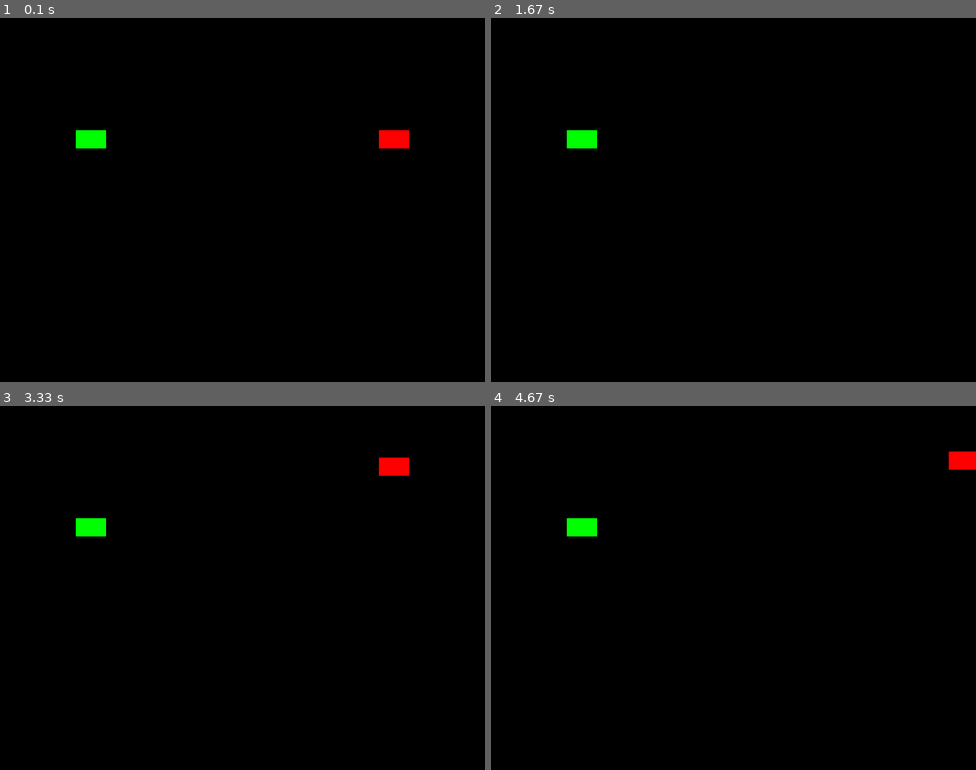
Above: before the commit, frames 1-4 (two rows, left to right).
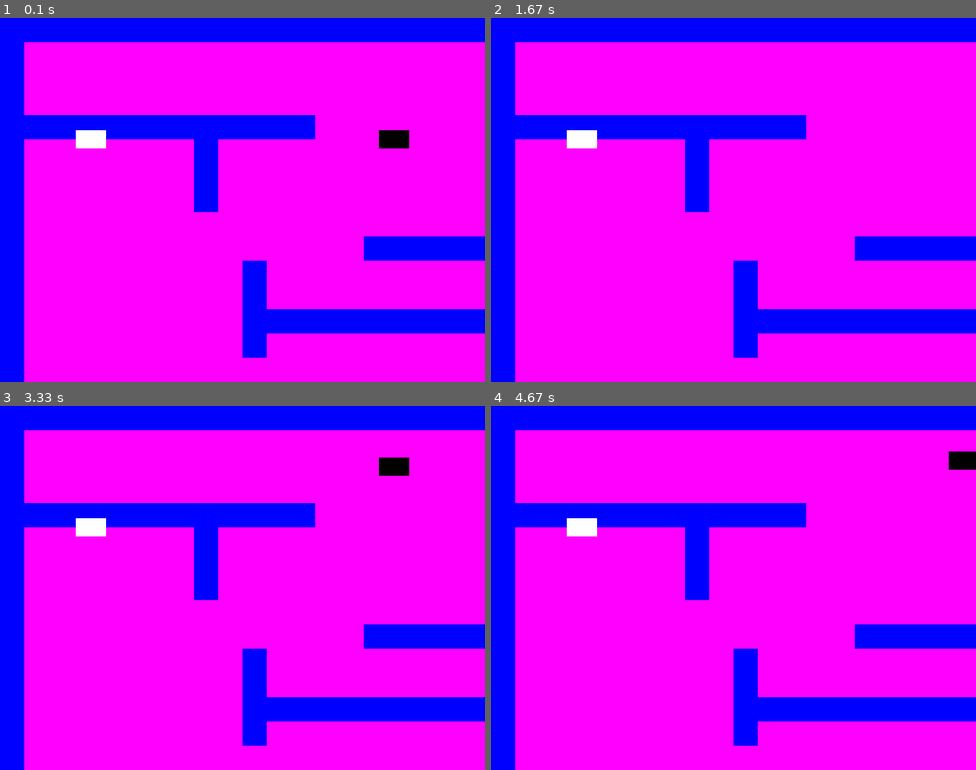
Above: after the commit, the same moments.

Repository: anabeatrizmaciel/tank_pygame
Game: pygame game, started from main.py
The game is run twice, just before and just after one commit, with the same random seed, the same clock (stepped at 60 frames per second) and the same inputs.
Inputs:
- Up to frame 1 (0.1 s): no input
- Up to frame 2 (1.67 s): hold Right 0.33-0.8 s; hold Up 0.83-1.13 s; hold Right 1.17-1.63 s
- Up to frame 3 (3.33 s): hold Left 1.67-2.2 s; hold Down 2.23-2.53 s; hold Left 2.57-2.97 s; hold Up from 3 s (still down)
- Up to frame 4 (4.67 s): release Up at 3.37 s; hold Right 3.4-4.03 s; hold Left from 4.47 s (still down)

The runs differ from the first frame. In frame 1, 100% of the frame differs, in the area x 0-100%, y 0-100%; in frame 2, 100%; in frame 3, 100%; in frame 4, 100%.

Commit message:
Adding maze and collision of tanks with the wall

Diff:
--- /dev/null
+++ b/color.py
@@ -0,0 +1,21 @@
+import pygame
+import random
+
+class Color:
+    def __init__(self):
+        self.BLACK = (0, 0, 0)
+        self.WHITE = (255, 255, 255)
+        self.RED = (255, 0, 0)
+        self.GREEN = (0, 255, 0)
+        self.BLUE = (0, 0, 255)
+        self.YELLOW = (255, 255, 0)
+        self.PURPLE = (255, 0, 255)
+        self.CYAN = (0, 255, 255)
+
+    def random_color_wall(self):
+        return random.choice([self.RED, self.GREEN, self.BLUE, self.YELLOW, self.PURPLE, self.CYAN])
+
+    def random_color_background(self, cor):
+        cores_disponiveis = [c for c in [self.RED, self.GREEN, self.BLUE, self.YELLOW, self.PURPLE, self.CYAN] if
+                             c != cor]
+        return random.choice(cores_disponiveis)
--- a/game.py
+++ b/game.py
@@ -2,42 +2,3 @@
 import random
 from wall import Wall
 from bullet import Bullet
-
-class Game:
-    def __init__(self):
-        self.battlefield = Wall(20, 10)
-        self.tank1_x = random.randint(0, self.battlefield.width // 2)
-        self.tank1_y = random.randint(0, self.battlefield.height)
-        self.tank2_x = random.randint(self.battlefield.width // 2, self.battlefield.width - 1)
-        self.tank2_y = random.randint(0, self.battlefield.height)
-        self.bullets = []
-        self.score_tank1 = 0
-        self.score_tank2 = 0
-
-    def check_collision(self, bullet):
-        # implement collision detection logic and update the score
-        if self.is_hit(self.tank1_x, self.tank1_y, bullet.x, bullet.y):
-            self.score_tank2 += 1
-            print("Player 1 hit! Player 2 scores!")
-            return True
-        elif self.is_hit(self.tank2_x, self.tank2_y, bullet.x, bullet.y):
-            self.score_tank1 += 1
-            print("Player 2 hit! Player 1 scores!")
-            return True
-        return False
-
-    def is_hit(self, target_x, target_y, bullet_x, bullet_y):
-        # Check if the bullet is close enough to the target
-        return abs(target_x - bullet_x) <= 1 and abs(target_y - bullet_y) <= 1
-
-    def move_bullets(self):
-        self.bullets = [bullet for bullet in self.bullets
-                        if 0 <= bullet.x < self.battlefield.width and 0 <= bullet.y < self.battlefield.height]
-        for bullet in self.bullets:
-            bullet.move()
-            if self.check_collision(bullet):
-                self.bullets.remove(bullet)
-
-    def shoot(self, tank_x, tank_y, direction):
-        new_bullet = Bullet(tank_x, tank_y, direction)
-        self.bullets.append(new_bullet)
--- /dev/null
+++ b/list.py
@@ -0,0 +1,50 @@
+import random
+
+labirintos = [
+    [
+        "##############################",
+        "#                            #",
+        "#                            #",
+        "#                            #",
+        "#############                #",
+        "#       #                    #",
+        "#       #                    #",
+        "#       #                    #",
+        "#                            #",
+        "#              ##########   ##",
+        "#         #                   #",
+        "#         #                  #",
+        "#         #############      #",
+        "#         #                  #",
+        "#                            #",
+        "####################         #",
+        "#                            #",
+        "#          #############     #",
+        "#                            #",
+        "##############################"
+    ],
+    [
+        "##############################",
+        "#                     #      #",
+        "#                     #      #",
+        "#############         #      #",
+        "#                     #      #",
+        "#                     #      #",
+        "#######      #        #      #",
+        "#            #        #      #",
+        "#            #               #",
+        "#            #               #",
+        "#            #####           #",
+        "#  ######          ######    #",
+        "#                            #",
+        "#              #             #",
+        "#######  #######             #",
+        "#              ###########   #",
+        "#    ###       #             #",
+        "#    #         #             #",
+        "#                            #",
+        "##############################"
+    ],
+]
+
+labirinto_escolhido = random.choice(labirintos)  # Escolhe um labirinto aleatório da lista
--- a/main.py
+++ b/main.py
@@ -1,24 +1,30 @@
-from game import Game
+import random
 from tank import Tank
+from maze import Maze
+from color import Color
 import pygame
+from list import labirinto_escolhido
 import sys
 
 def main():
     pygame.init()  #Inicialização do módulo pygame
-    game_instance = Game()  #instância da classe Game
-
     tela_largura = 800  #largura da tela
     tela_altura = 600  #altura da tela
     tela = pygame.display.set_mode((tela_largura, tela_altura))#janela do jogo com as dimensões especificadas
-    PRETO = (0, 0, 0)
-    VERDE = (0, 255, 0)
-    VERMELHO = (255, 0, 0)
-    AZUL = (0, 0, 255)
-    AMARELO = (255, 255, 0)
+    color = Color()  #Instanciando a classe Color
+
+    maze = Maze(tela_largura, tela_altura, color,
+                labirinto_escolhido)  # Instancia a classe Maze com o labirinto aleatório escolhido
+    maze.create_walls_group()#Cria um grupo de paredes com base na estrutura do labirinto
+
 
     # Criação de dois objetos do tipo Tank (os tanques do jogo)
-    tanque1 = Tank(VERDE, 150, tela_altura // 3, {'teclas': {'cima': pygame.K_w, 'baixo': pygame.K_s, 'esquerda': pygame.K_a, 'direita': pygame.K_d}})
-    tanque2 = Tank(VERMELHO, tela_largura - 150, tela_altura // 3, {'teclas': {'cima': pygame.K_UP, 'baixo': pygame.K_DOWN, 'esquerda': pygame.K_LEFT, 'direita': pygame.K_RIGHT}})
+    tanque1 = Tank((255,255,255), 150, tela_altura // 3, {'teclas': {'cima': pygame.K_w, 'baixo': pygame.K_s, 'esquerda': pygame.K_a, 'direita': pygame.K_d}})
+    tanque2 = Tank((0,0,0), tela_largura - 150, tela_altura // 3, {'teclas': {'cima': pygame.K_UP, 'baixo': pygame.K_DOWN, 'esquerda': pygame.K_LEFT, 'direita': pygame.K_RIGHT}})
+
+    # Define o grupo de paredes para cada tanque para que eles possam verificar colisões
+    tanque1.set_walls(maze.walls)
+    tanque2.set_walls(maze.walls)
 
     todos_sprites = pygame.sprite.Group() #Criação de um grupo de sprites para todos os objetos do jogo
     todos_sprites.add(tanque1, tanque2)#Adiciona os tanques criados ao grupo de sprites
@@ -28,13 +34,18 @@
     if pygame.joystick.get_count() >= 1:  # Se houver pelo menos um joystick conectado
         joystick1 = pygame.joystick.Joystick(0)#Cria um objeto joystick para o primeiro joystick conectado
         joystick1.init()#Inicializa o primeiro joystick
-        tanque3_joystick1 = Tank(AZUL, 150, 2 * tela_altura // 3, {'joystick': joystick1})  # Cria um tanque associado ao primeiro joystick
+        tanque3_joystick1 = Tank(color.BLUE, 150, 2 * tela_altura // 3, {'joystick': joystick1})  # Cria um tanque associado ao primeiro joystick
+        tanque3_joystick1.set_walls(maze.walls) #Configura as paredes para a detecção de colisão do tanque3
         todos_sprites.add(tanque3_joystick1)#Adiciona o tanque associado ao joystick ao grupo de sprites
 
     if pygame.joystick.get_count() >= 2:  # Se houver pelo menos dois joysticks conectados
         joystick2 = pygame.joystick.Joystick(1)
         joystick2.init()
-        tanque4_joystick2 = Tank(AMARELO, tela_largura - 150, 2 * tela_altura // 3, {'joystick': joystick2})
+        #Cria um tanque associado ao segundo joystick
+        #A posição x é escolhida de modo a ser oposta à do primeiro tanque (neste caso, à direita da tela)
+        #A posição y é a mesma do tanque associado ao primeiro joystick (tanque3)
+        tanque4_joystick2 = Tank(color.YELLOW, tela_largura - 150, 2 * tela_altura // 3, {'joystick': joystick2})
+        tanque4_joystick2.set_walls(maze.walls)#Configura as paredes para a detecção de colisão do tanque4
         todos_sprites.add(tanque4_joystick2)
 
     while True:  # Loop principal do jogo
@@ -45,10 +56,10 @@
 
         todos_sprites.update()#Atualiza todos os sprites do jogo
 
-        tela.fill(PRETO)#Preenche a tela com a cor preta
-        todos_sprites.draw(tela)#Desenha todos os sprites na tela
-
-        pygame.display.flip()#Atualiza a tela visível para o usuário
+        tela.fill(color.BLACK)#Preenche a tela com a cor preta
+        maze.draw(tela) #Desenha o labirinto na tela
+        todos_sprites.draw(tela)#Desenha todos os sprites do grupo na tela
+        pygame.display.flip()#Atualiza a tela inteira com tudo que foi desenhado desde a última atualização
 
         pygame.time.Clock().tick(60)#Limita ritmo de execução do jogo a 60 quadros por segundo
 
--- /dev/null
+++ b/maze.py
@@ -0,0 +1,34 @@
+import pygame
+from wall import Wall
+
+class Maze:
+
+    def __init__(self, largura, altura, colors, maze_structure):
+        self.largura = largura
+        self.altura = altura
+        self.colors = colors
+        self.maze_structure = maze_structure  #Representação da estrutura do labirinto
+        self.wall_color = self.colors.random_color_wall()#Seleciona uma cor aleatória para as paredes
+        self.background_color = self.colors.random_color_background(self.wall_color) #Seleciona uma cor aleatória para o fundo, diferente da cor das paredes
+        self.walls = pygame.sprite.Group() #Cria um grupo de sprites para armazenar as paredes do labirinto
+        self.create_walls_group()  #Chama o método para criar as paredes com base na estrutura do labirinto
+
+
+
+    def create_walls_group(self):
+        tamanho_celula = 40
+        wall_color = self.colors.random_color_wall()#Escolhe uma cor aleatória para todas as paredes
+        for y, row in enumerate(self.maze_structure): #y retorna o numero do indice linha. ROW é o conteudo da linha
+            for x, cell in enumerate(row):#x retorna o numero do indice coluna. CELL é o conteúdo da coluna x na linha ROW
+                if cell == "#": #verifica se é uma parede.
+                    #pygame.draw.rect(tela,  self.wall_color, (x * tamanho_celula, y * tamanho_celula, tamanho_celula, tamanho_celula))#Desenha um retângulo na tela representando a parede. Conforme a estrutura do labirinto.
+                    wall = Wall(x * tamanho_celula, y * tamanho_celula, tamanho_celula, tamanho_celula,
+                                wall_color) #Cria um sprite de parede na posicao passada
+                    self.walls.add(wall)#Adiciona o sprite de parede ao grupo de paredes
+
+    def draw(self, tela):
+        tela.fill(self.background_color)  # Preenche o fundo com a cor aleatória selecionada
+        # cor_parede = self.colors.cor_aleatoria()  # Seleciona uma cor aleatória para as paredes
+
+        for parede in self.walls:  #Desenha os sprites das paredes
+            tela.blit(parede.image, parede.rect) #Desenha cada parede na tela
--- a/tank.py
+++ b/tank.py
@@ -11,8 +11,14 @@
         self.teclas_controle = controles.get('teclas', None)#Dicionário das teclas de controle
         self.joystick = controles.get('joystick', None)#Joystick associado (pode nao ter nenhum None)
         self.velocidade = 5#Velocidade de movimento do tanque
+        self.walls = None  # Inicia sem nenhum grupo de paredes associado
 
     def update(self):#Método para atualizar a posição do tanque
+
+        # Salva a posição antiga para reverter se houver colisão
+        old_x = self.rect.x
+        old_y = self.rect.y
+
         if self.joystick:# Se houver um joystick associado, atualiza com base nele
             joystick_inputs = [self.joystick.get_axis(0), self.joystick.get_axis(1)]#Pega os valores dos eixos do joystick
             self.rect.x += int(joystick_inputs[0] * self.velocidade)#Atualiza a posição do tanque com base nos controles do joystick
@@ -27,3 +33,11 @@
                 self.rect.y -= self.velocidade#Move o tanque para cima
             if teclas[self.teclas_controle['baixo']]:#Se a tecla baixo estiver pressionada
                 self.rect.y += self.velocidade#Move o tanque para baixo
+
+            #Verifica colisão após mover, revertendo para a posição anterior caso haja colisão
+            if self.walls and pygame.sprite.spritecollideany(self, self.walls):
+                self.rect.x = old_x #Reverte a posição
+                self.rect.y = old_y #Reverte a posição
+
+    def set_walls(self, walls):
+        self.walls = walls #Define o grupo de paredes para verificar colisões
--- a/wall.py
+++ b/wall.py
@@ -1,17 +1,11 @@
-class Wall:
-    def __init__(self, width, height):
-        self.width = width
-        self.height = height
+import pygame
+from color import Color
 
-    def draw_field(self, tank1_x, tank1_y, tank2_x, tank2_y, bullets):
-        for y in range(self.height):
-            for x in range(self.width):
-                if x == tank1_x and y == tank1_y:
-                    print("T1", end='')
-                elif x == tank2_x and y == tank2_y:
-                    print("T2", end='')
-                elif any(b.x == x and b.y == y for b in bullets):
-                    print("B", end='')  # Bullet indicator
-                else:
-                    print(".", end='')
-            print()
+class Wall(pygame.sprite.Sprite):
+    def __init__(self, x, y, largura, altura, wall_color):
+        super().__init__() #Herda da classe pygame.sprite.Sprite para que possa ser tratada como um sprite
+        #self.colors = colors #Instância da classe Color
+        self.image = pygame.Surface((largura, altura))#Cria a imagem (surpeficie) da parede
+        self.image.fill(wall_color)  # Preenche a superfície com a cor escolhida para a parede
+ #Escolhe uma cor aleatória da instância de Color
+        self.rect = self.image.get_rect(topleft = (x, y)) #Obtém um retângulo que representa a posição e o tamanho da parede na tela
